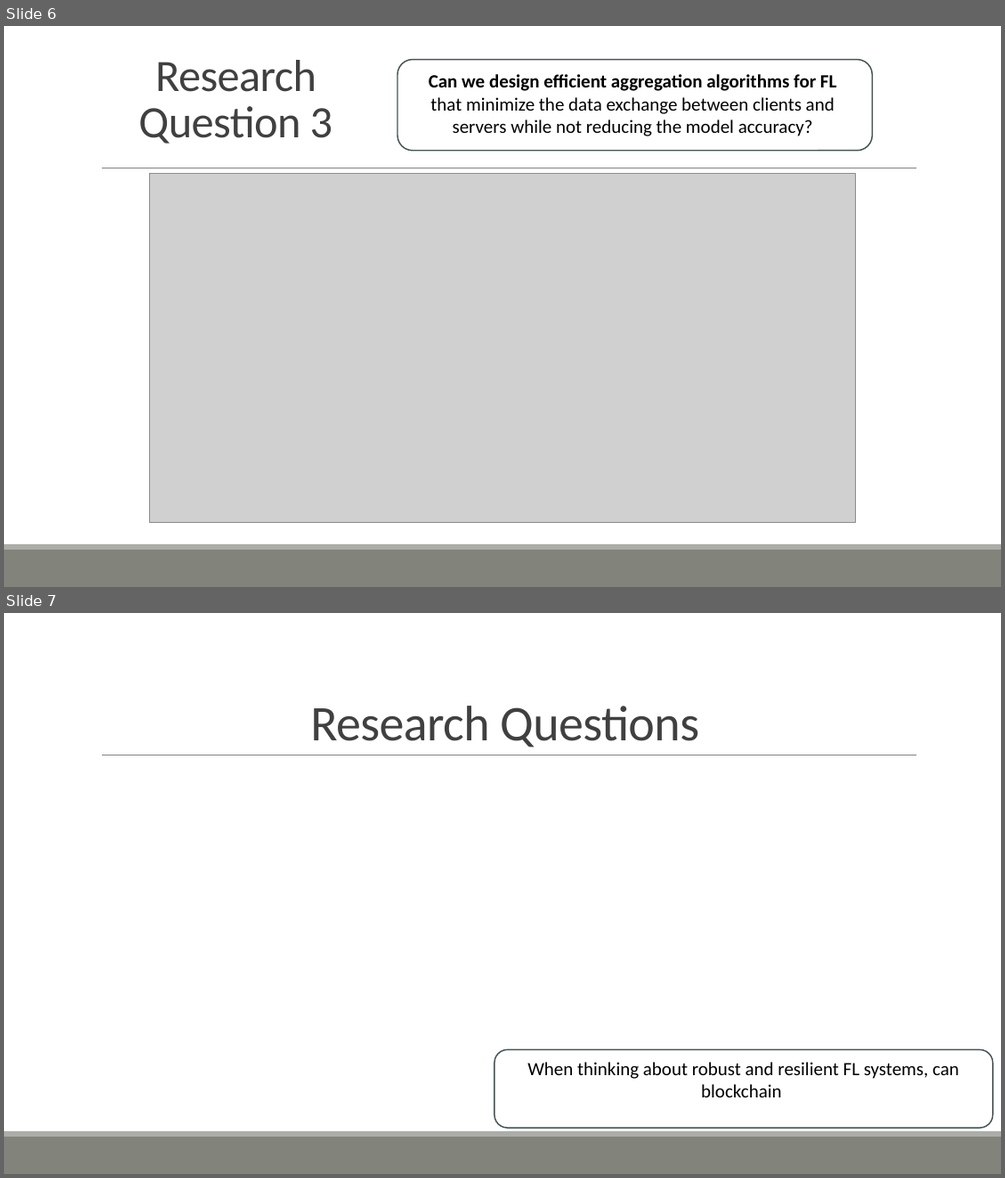
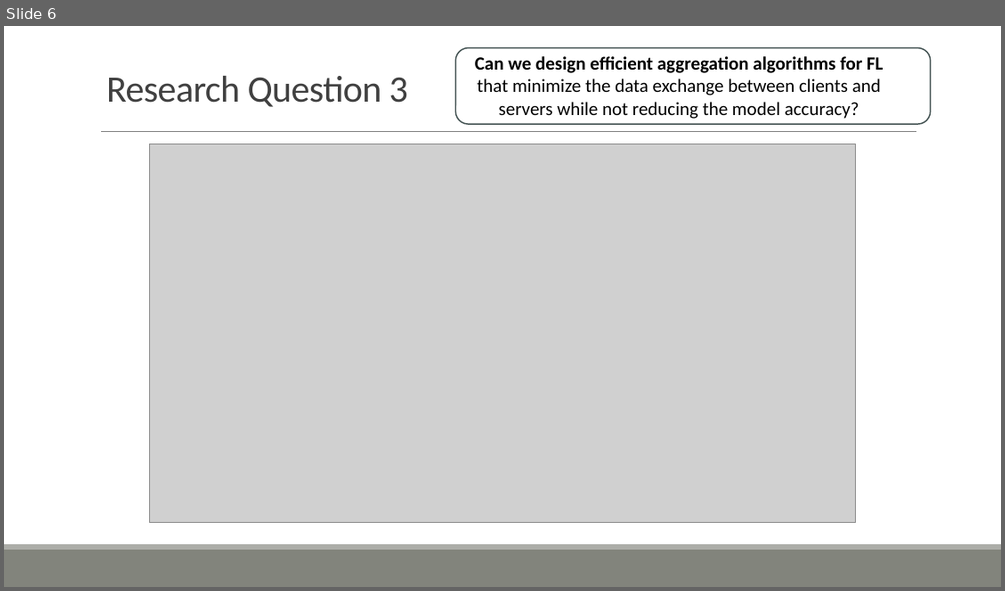
Before and after one commit to ofithcheallaigh/phd, a slide deck: Presentations/Supervisor Meetings/2024/Upcoming Meeting.pptx. Shown one above the other, each under a label of ours: slides 6 and 7 before the commit, slide 6 after it. The pictures are 1005x1178 and 1005x591 pixels, drawn with LibreOffice and Linux fonts; fonts in the diff are those of the drawing; grey boxes stand for pictures. Boxes give left, top, right and bottom in pixels: in the first picture for what was removed or moved away, otherwise in the second. Text is boxed around its words. In the diff, an @@ line names an element or a change of style, - is before the commit and + after.

Commit message:
Added LF system diagram, and changed some slide formatting

```diff
--- a/Presentations/Supervisor Meetings/2024/Upcoming Meeting.pptx
+++ b/Presentations/Supervisor Meetings/2024/Upcoming Meeting.pptx
@@ slide 7 removed at [4, 613, 1001, 1174], background #FFFFFF; not listed: 3 template elements that a slide beside it also shows @@
@@ title removed at [310, 706, 699, 747] @@
-Research Questions
@@ rounded rectangle removed at [494, 1050, 994, 1127] @@
@@ text removed at [527, 1062, 959, 1097] @@
-When thinking about robust and resilient FL systems, can blockchain
@@ slide 6 changed as well @@
@@ text "Can we design efficient aggregation ...": place and size @@
-text "Can we design efficient aggregation ..." at [429, 74, 836, 136]
+text "Can we design efficient aggregation ..." at [475, 56, 882, 119]
@@ rounded rectangle: place and size @@
-rounded rectangle at [397, 60, 872, 151]
+rounded rectangle at [455, 47, 930, 124]
@@ text "Research Question 3": place and size @@
-text "Research Question 3" at [138, 60, 333, 143]
+text "Research Question 3" at [106, 76, 408, 107]
@@ text "Research Question 3" at [106, 76, 408, 107]: size 43.2 to 36 pt; alignment centre to left; line spacing 0.85 to 0.65 @@
@@ line moved from (102, 168) - (917, 168) to (101, 131) - (916, 131) @@
@@ picture: place and size @@
-picture at [150, 174, 856, 523]
+picture at [150, 143, 856, 523]
```
Also in this commit, not shown: 6 other slides changed, 1 slide added.
